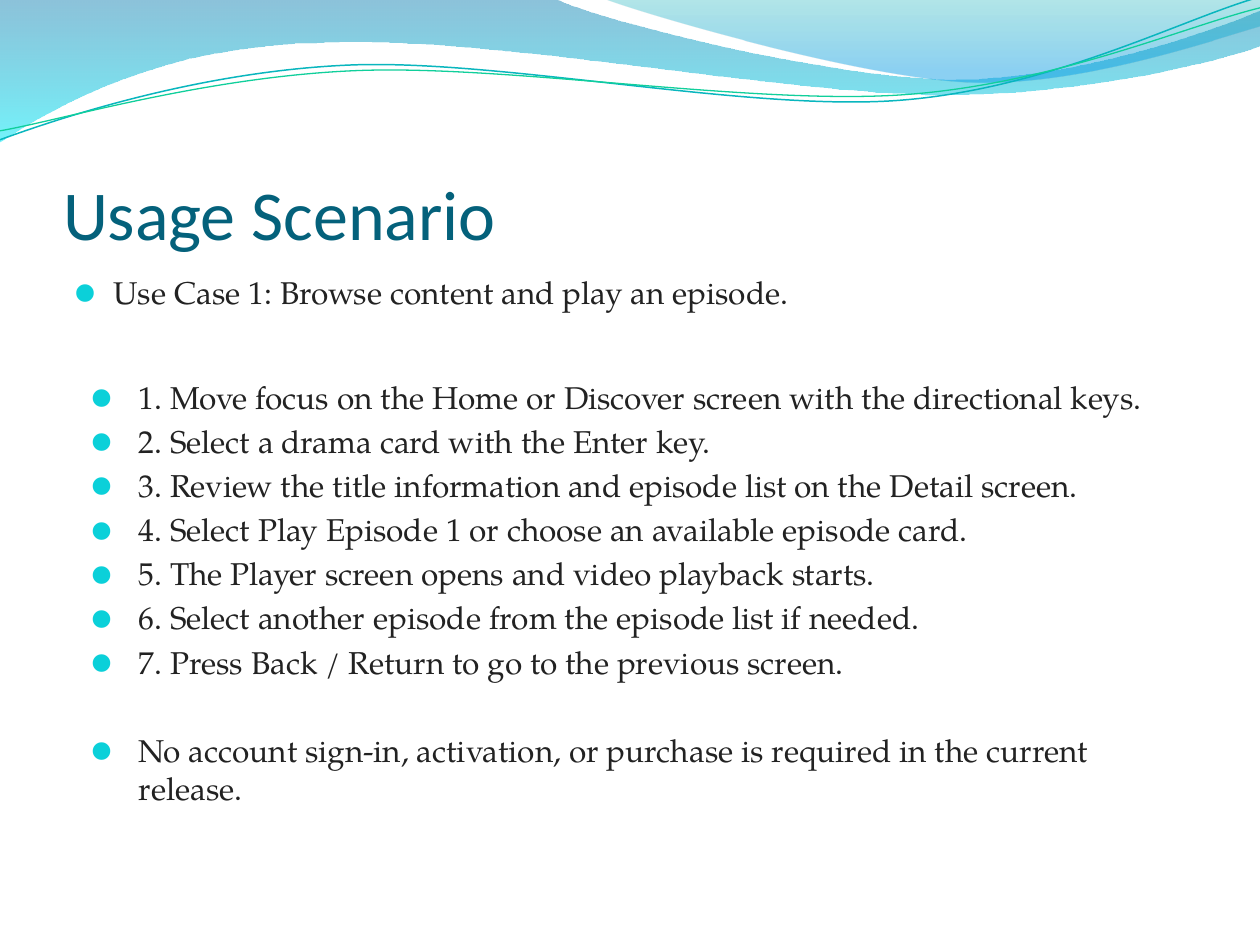
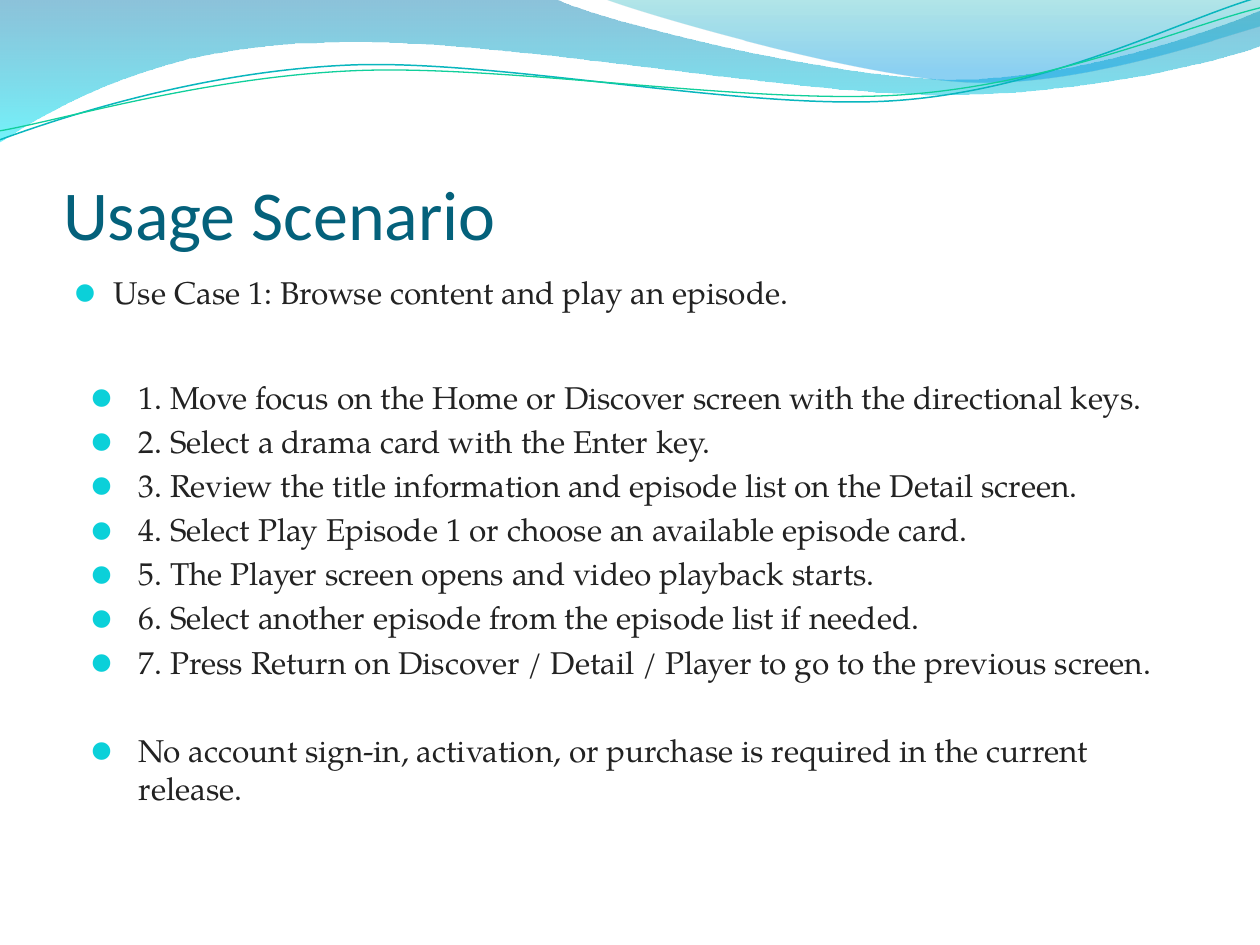
Before and after one commit to Alexzzl/MoneTV, a slide deck: slide 7 of App_Description_MoneTV_filled.pptx. Drawn at 1260x945 pixels with LibreOffice and Linux fonts; fonts in the diff are those of the drawing; background and template pictures are left out. Boxes give left, top, right and bottom in pixels: in the first picture for what was removed or moved away, otherwise in the second. Text is boxed around its words. In the diff, an @@ line names an element or a change of style, - is before the commit and + after.

```diff
--- a/App_Description_MoneTV_filled.pptx
+++ b/App_Description_MoneTV_filled.pptx
@@ text at (x1=139, y1=651, x2=1151, y2=683): text changed @@
-⚫ 7. Press Back / Return to go to the previous screen.
+⚫ 7. Press Return on Discover / Detail / Player to go to the previous screen.
```
Also in this commit, not shown: 3 other slides changed, 2 slides added, 1 slide removed, 17 other files.
